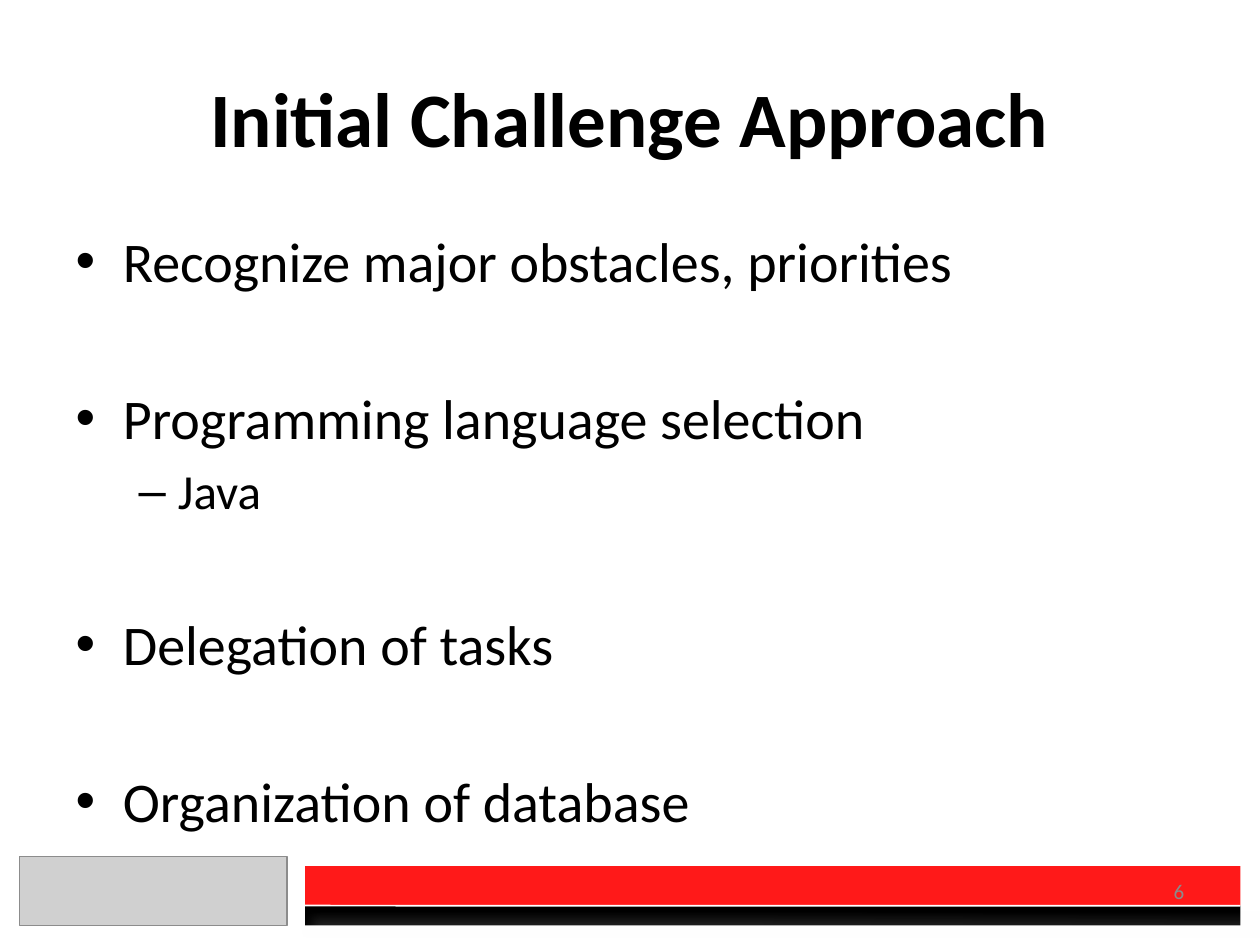
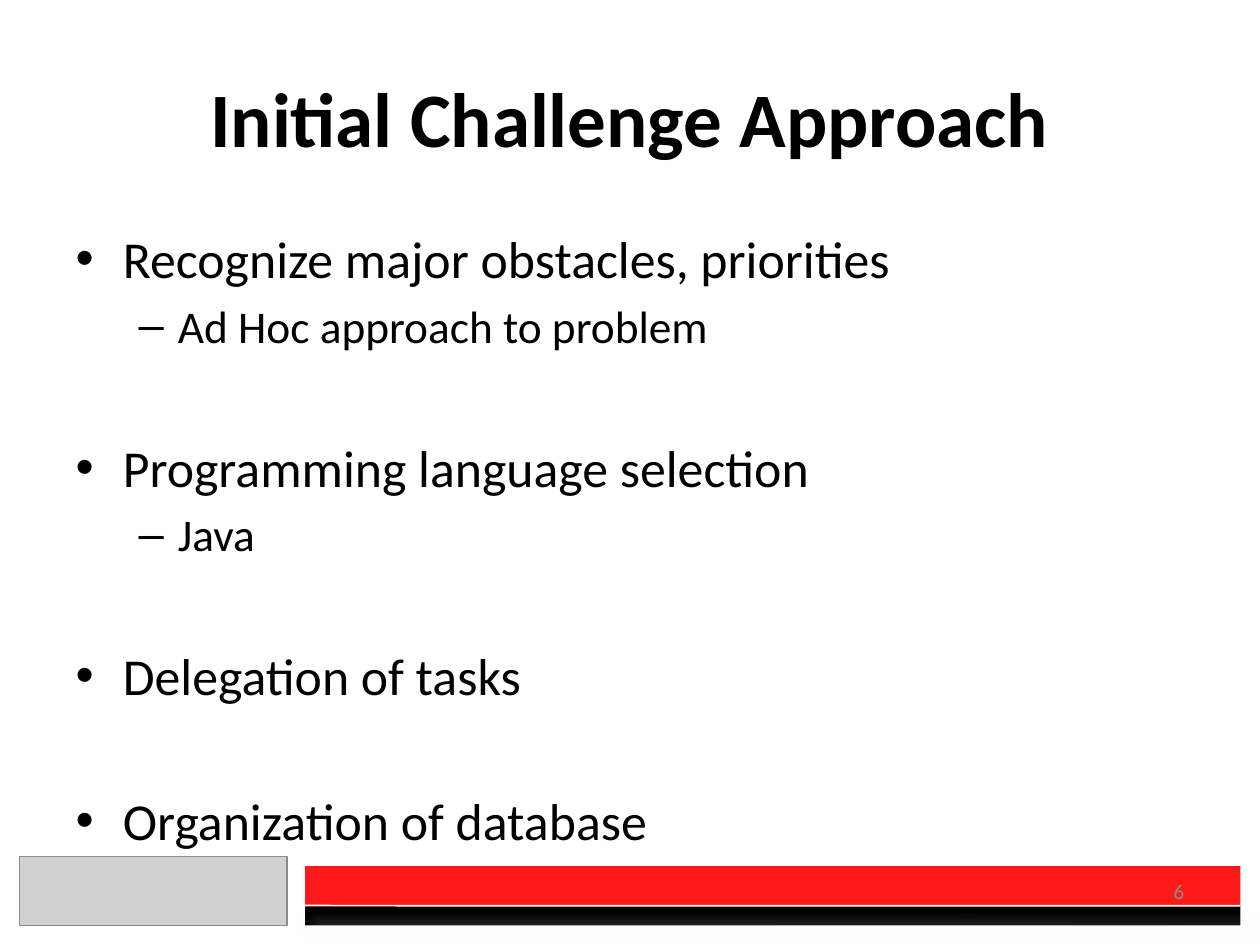
Before and after one commit to charberg/CEC2016, a slide deck: slide 6 of Presentation.pptx. Drawn at 1260x945 pixels with LibreOffice and Linux fonts; fonts in the diff are those of the drawing; grey boxes stand for pictures. Boxes give left, top, right and bottom in pixels: in the first picture for what was removed or moved away, otherwise in the second. Text is boxed around its words. In the diff, an @@ line names an element or a change of style, - is before the commit and + after.

Commit message:
Presentation stuff, fixed typo

```diff
--- a/Presentation.pptx
+++ b/Presentation.pptx
@@ text at (123, 242, 889, 849): size 32 to 29.6 pt in "Recognize major obstacles, priorities", "Programming language selection", "Delegation of tasks", "Organization of database"; size 28 to 25.9 pt in "Java" @@
@@ text at (178, 311, 708, 351): paragraph added @@
+  – Ad Hoc approach to problem
```
Also in this commit, not shown: 4 other slides changed, 1 other file.
